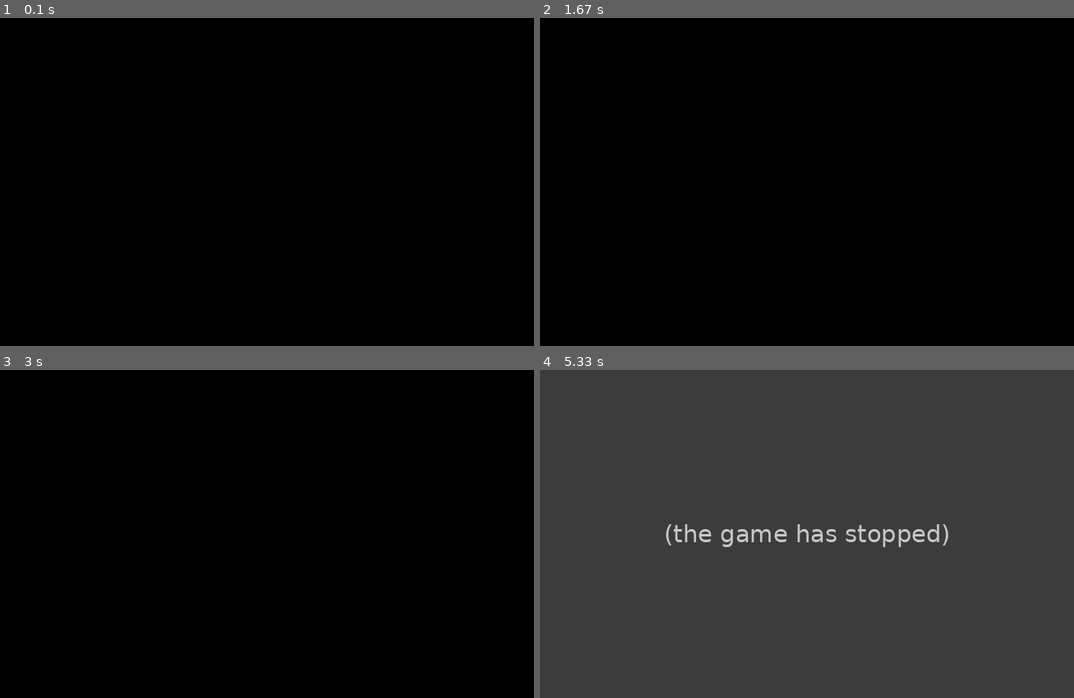
Above: before the commit, frames 1-4 (two rows, left to right).
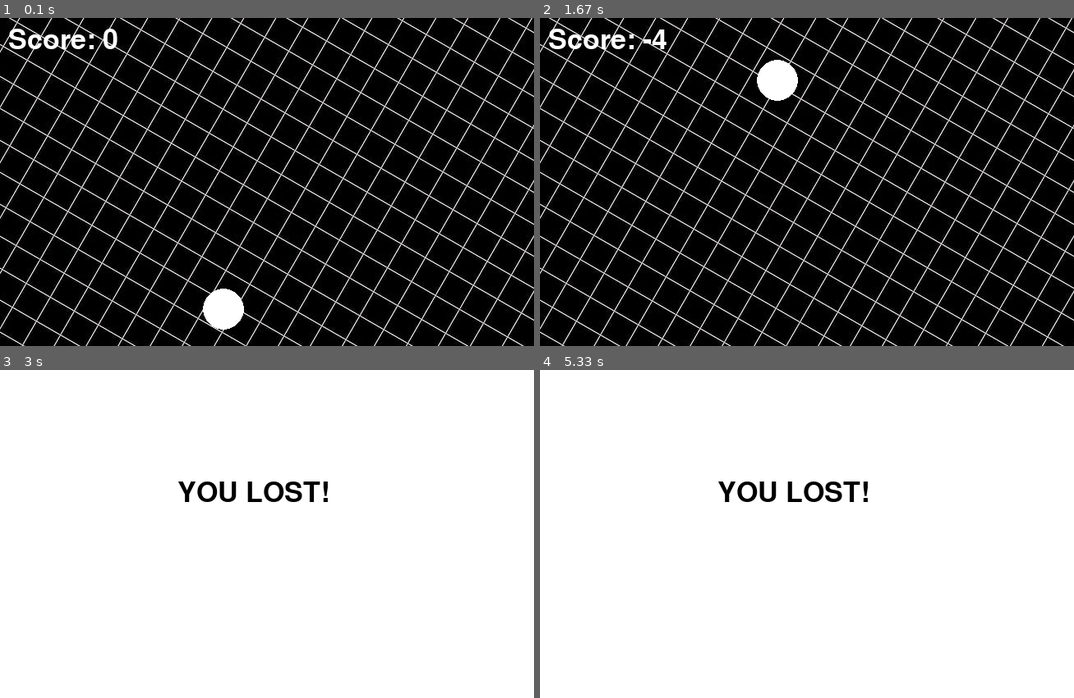
Above: after the commit, the same moments.

Repository: potrdev/pygame-delavnica
Game: pygame game, started from main.py
Two runs of this game, one before a commit and one after it. Both use one fixed random seed, a clock stepped at 60 frames per second and the inputs below.
Inputs (mouse positions are in pixels of both pictures, inside the frame that each line leads up to):
- Up to frame 1 (0.1 s): no input
- Up to frame 2 (1.67 s): click (807, 182) at 0.38 s; click (807, 201) at 0.72 s; click (641, 132) at 1.05 s; click (1004, 296) at 1.38 s
- Up to frame 3 (3 s): click (277, 422) at 1.72 s
- Up to frame 4 (5.33 s): no input

The runs differ from the first frame. In frame 1, 13% of the frame differs, in the area x 0-100%, y 0-100%; in frame 2, 13%; in frame 3, 99%; in frame 4, 100%.
Before the commit the program exited at 5.08 s; later frames show no game.

Commit message:
new change

Diff:
--- a/main.py
+++ b/main.py
@@ -22,37 +22,57 @@
 
 # Props
 score = 0
-clicked = False
-start = time.time()
-delay = 5
+level2 = False
 
 #Circle
 circle_x = randint(1, X)
 circle_y = randint(1 ,Y)
+
+circlemove = [circle_x,circle_y]
 
 #Barve
 BLACK = (0,0,0)
 WHITE = (255, 255, 255)
 
 exit = False
+lost = False
+win = False
 
 while not exit:
-    # Check score
-    if score <= -5:
-        break
-
     # Display
     display.fill(WHITE)
 
+    # Check score
+    if score <= -5:
+        lost = True
+        loseText = font.render(f"YOU LOST!", True, BLACK, None)
+        display.blit(loseText, (window_X // 3, window_Y // 3))
+
+
+    if score >= 25:
+        win = True
+        winText = font.render(f"YOU WIN!", True, BLACK, None)
+        display.blit(winText, (window_X // 3, window_Y // 3))
+
+
     #BG
-    bg = pygame.image.load("bg.jpg").convert_alpha()
-    display.blit(bg, (0,0))
+    if not win and not lost:
+        bg = pygame.image.load("bg.jpg").convert_alpha()
+        display.blit(bg, (0,0))
 
     # Mouse
     mousepos = pygame.mouse.get_pos()
 
     #Elements
-    circle = pygame.draw.circle(display, WHITE, (circle_x, circle_y), 25)
+    circle = pygame.draw.circle(display, WHITE, (circlemove[0], circlemove[1]), 25)
+
+    if score == 5:
+        level2 = True
+
+    if level2:
+        circlemove[0] += 10
+    else:
+        circlemove[0] += 5
 
     #Text
     text = font.render(f"Score: {score}", True, (255, 255, 255), None)
@@ -67,19 +87,13 @@
         if event.type == pygame.MOUSEBUTTONDOWN:
             click = circle.collidepoint(pygame.mouse.get_pos())
             if click == 1:
-                clicked = True
-                circle_x = randint(1,X)
-                circle_y = randint(1,Y)
                 score += 1
-                display.blit(text, (10,10))
-                clicked = False
-
-    if time.time() - start >= delay:
-        if clicked == False:
-            circle_x = randint(1,X)
-            circle_y = randint(1,Y)
-            score -= 1
+            else:
+                score -= 1
+            circlemove[0] = randint(1,X // 2)
+            circlemove[1] = randint(1,Y // 2)
             display.blit(text, (10,10))
 
-            pygame.display.update()
-            pygame.time.Clock().tick(FPS)
+
+    pygame.display.update()
+    pygame.time.Clock().tick(FPS)
